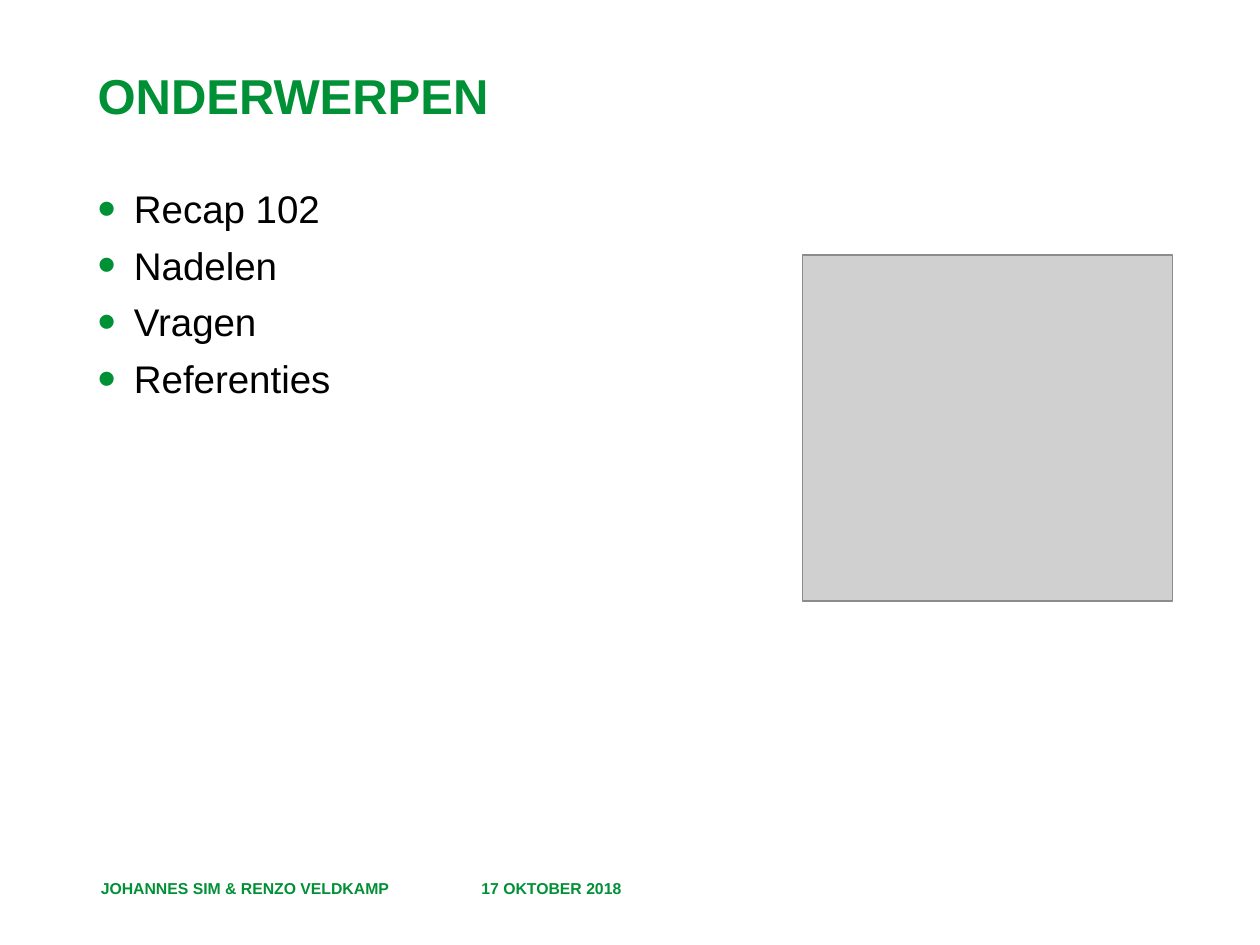
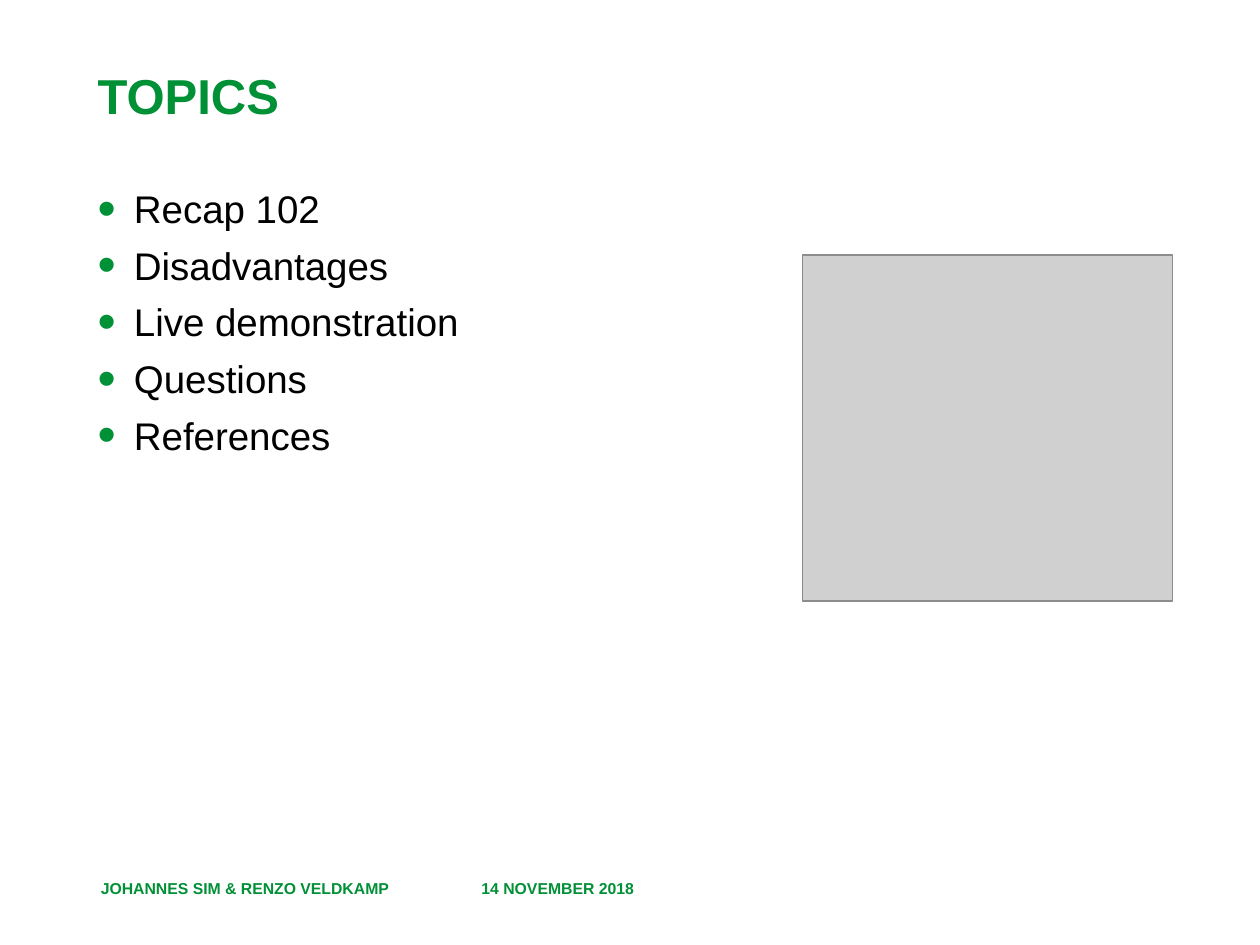
Before and after one commit to RenzoVeldkamp/MicroContainer, a slide deck: slide 2 of Presentatie/Microservices 103.pptx. Drawn at 1260x945 pixels with LibreOffice and Linux fonts; fonts in the diff are those of the drawing; grey boxes stand for pictures; background and template pictures are left out. Boxes give left, top, right and bottom in pixels: in the first picture for what was removed or moved away, otherwise in the second. Text is boxed around its words. In the diff, an @@ line names an element or a change of style, - is before the commit and + after.

```diff
--- a/Presentatie/Microservices 103.pptx
+++ b/Presentatie/Microservices 103.pptx
@@ title at <box>98,79,279,115</box>: text changed @@
-ONDERWERPEN
+TOPICS
@@ text at <box>134,252,458,451</box>: text changed @@
-• Nadelen
-• Vragen
-• Referenties
+• Disadvantages
+• Live demonstration
+• Questions
+• References
@@ text at <box>481,883,634,894</box>: text changed @@
-17 OKTOBER 2018
+14 NOVEMBER 2018
```
Also in this commit, not shown: 5 other slides changed, 1 slide added, 25 other files.
